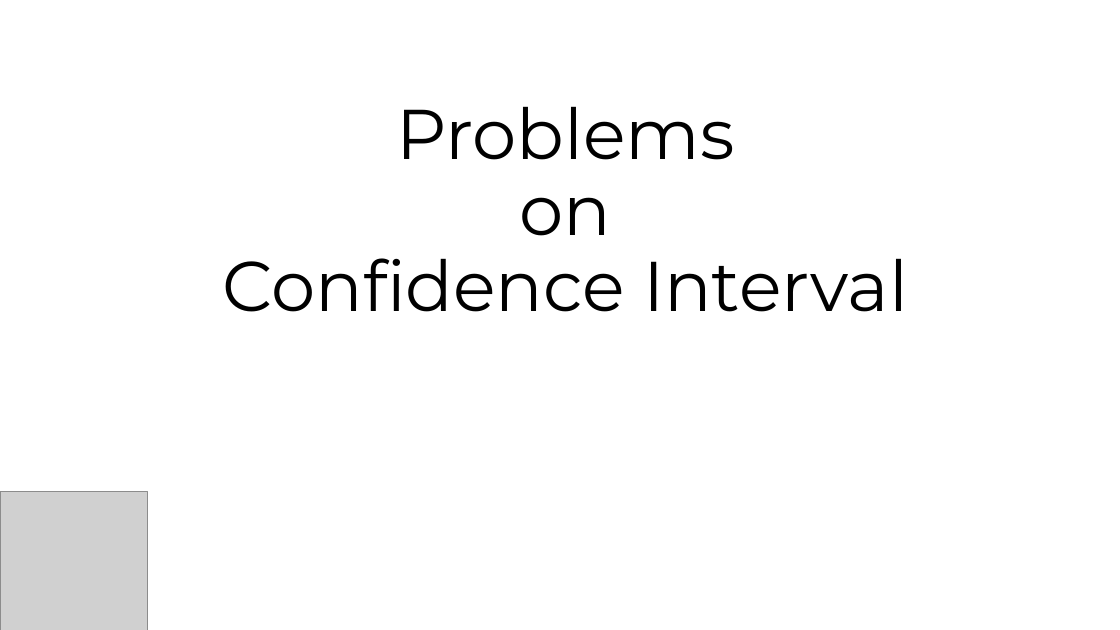
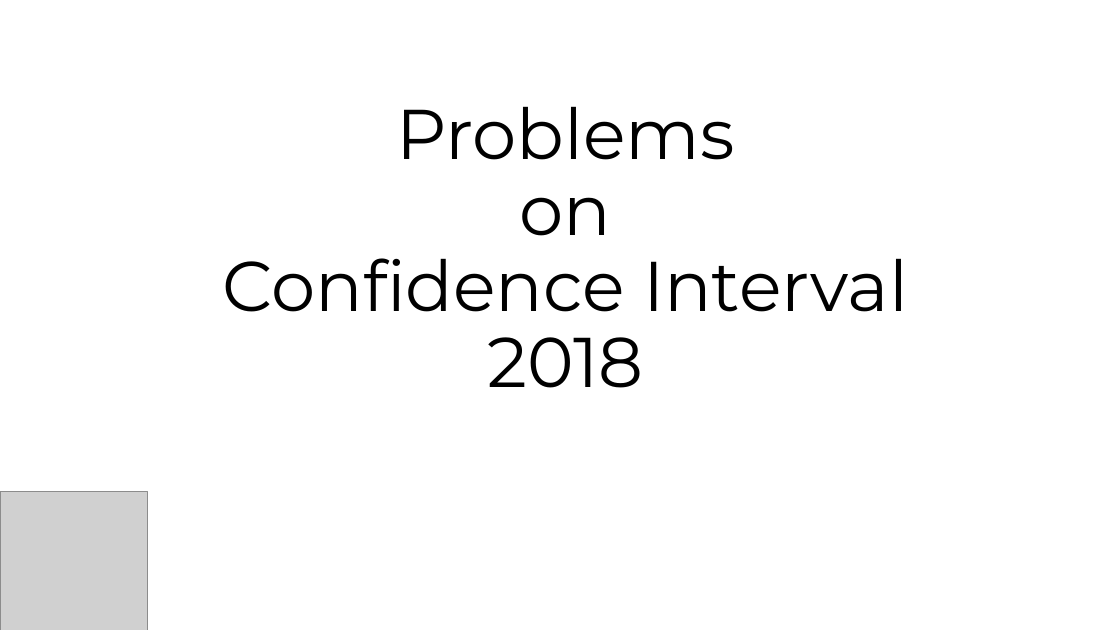
Before and after one commit to SungchulLee/statistics, a slide deck: slide 1 of 신뢰구간 임용고시 2018.pptx. Drawn at 1120x630 pixels with LibreOffice and Linux fonts; fonts in the diff are those of the drawing; grey boxes stand for pictures. Boxes give left, top, right and bottom in pixels: in the first picture for what was removed or moved away, otherwise in the second. Text is boxed around its words. In the diff, an @@ line names an element or a change of style, - is before the commit and + after.

Commit message:
update link

```diff
--- a/신뢰구간 임용고시 2018.pptx
+++ b/신뢰구간 임용고시 2018.pptx
@@ title at (x1=223, y1=106, x2=908, y2=388): text changed @@
-Problems
-on
-Confidence Interval
+Problems
+on
+Confidence Interval
+2018
```
